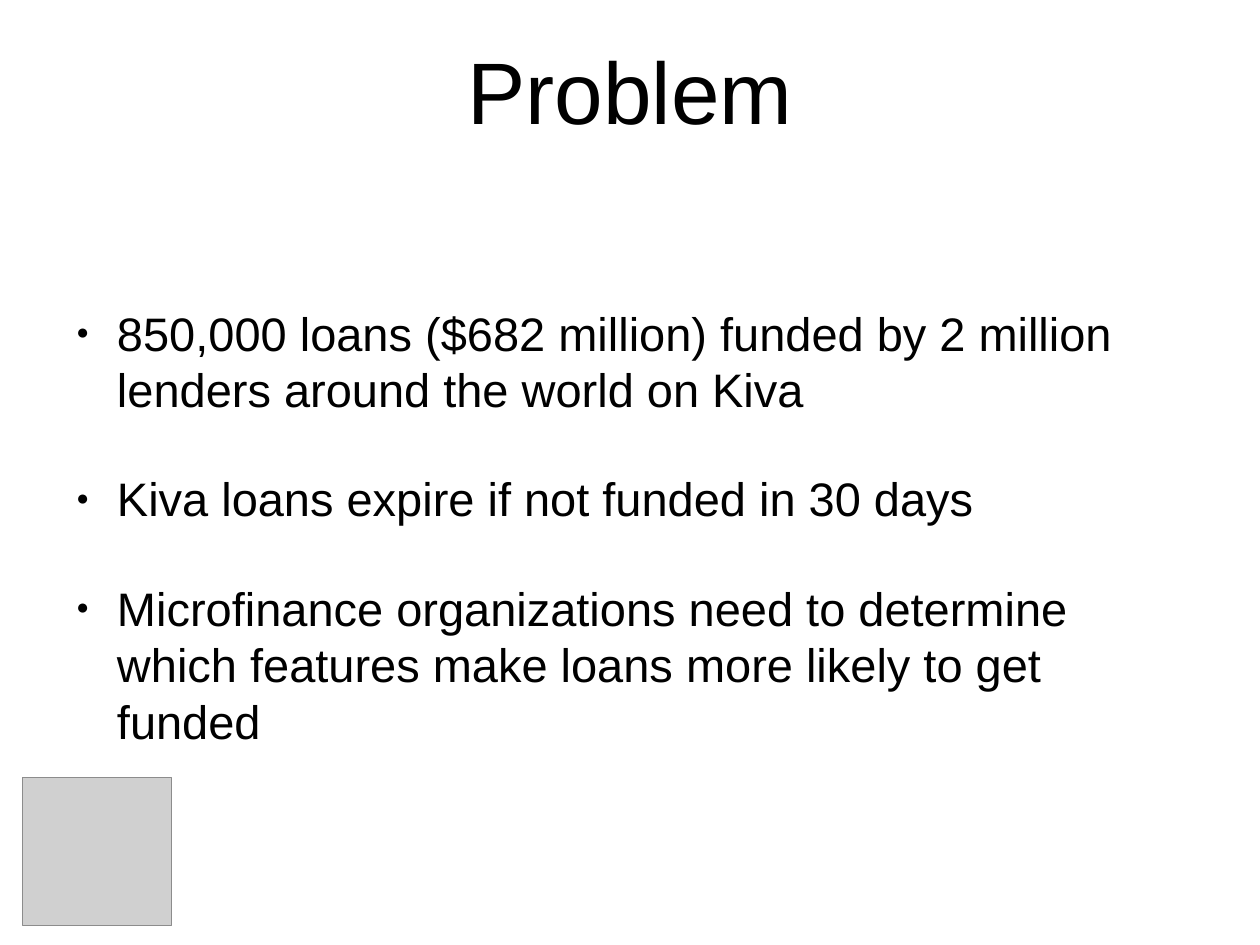
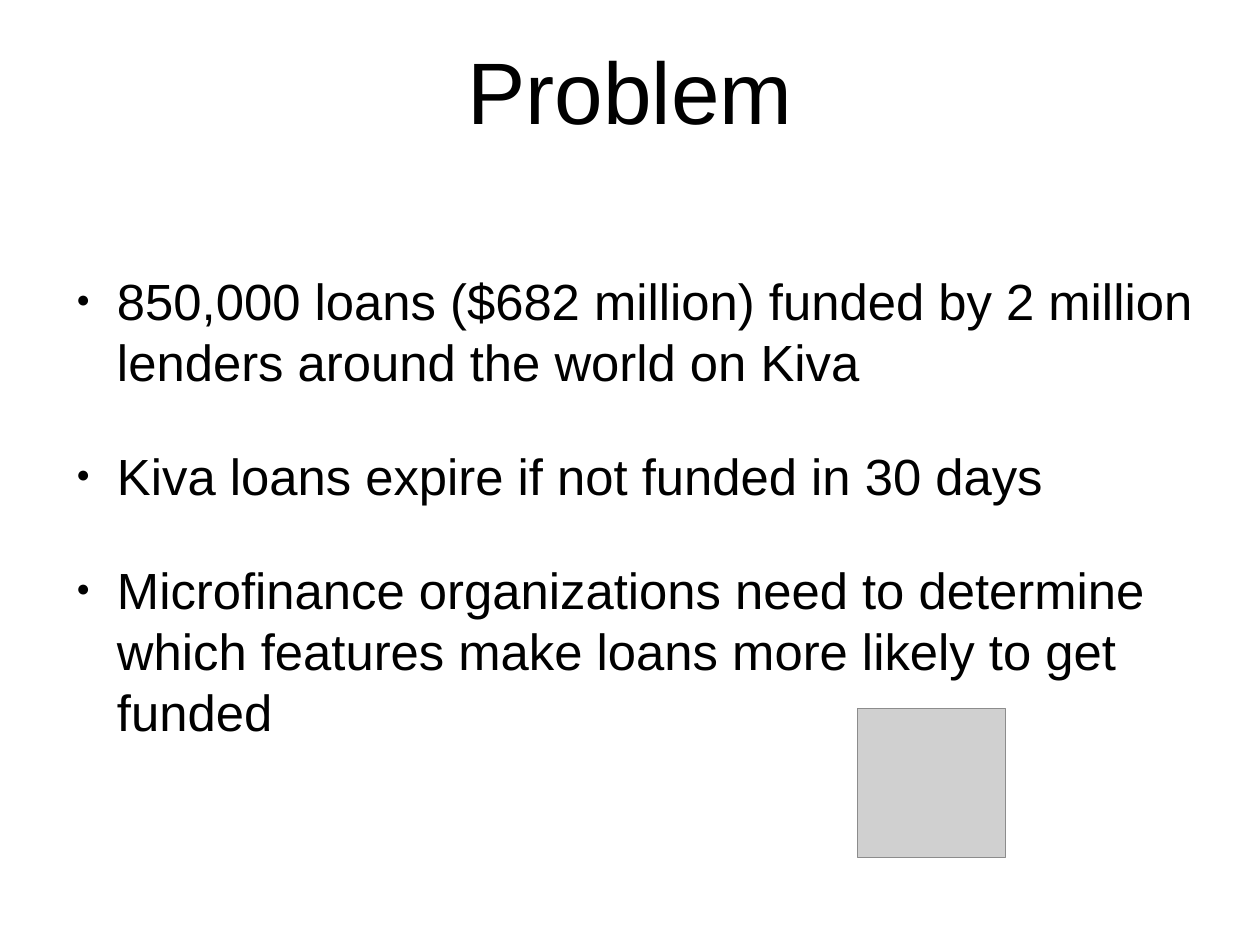
Before and after one commit to mattlichti/kiva-funding, a slide deck: slide 2 of presentation/presentation2.odp. Drawn at 1260x945 pixels with LibreOffice and Linux fonts; fonts in the diff are those of the drawing; grey boxes stand for pictures; background and template pictures are left out. Boxes give left, top, right and bottom in pixels: in the first picture for what was removed or moved away, otherwise in the second. Text is boxed around its words. In the diff, an @@ line names an element or a change of style, - is before the commit and + after.

```diff
--- a/presentation/presentation2.odp
+++ b/presentation/presentation2.odp
@@ text "850,000 loans ($682 million) funded ..." at [117, 282, 1192, 732]: size 29.6 to 32 pt @@
@@ picture: place and size @@
-picture at [23, 777, 172, 926]
+picture at [858, 709, 1006, 858]
```
Also in this commit, not shown: 2 other files.
